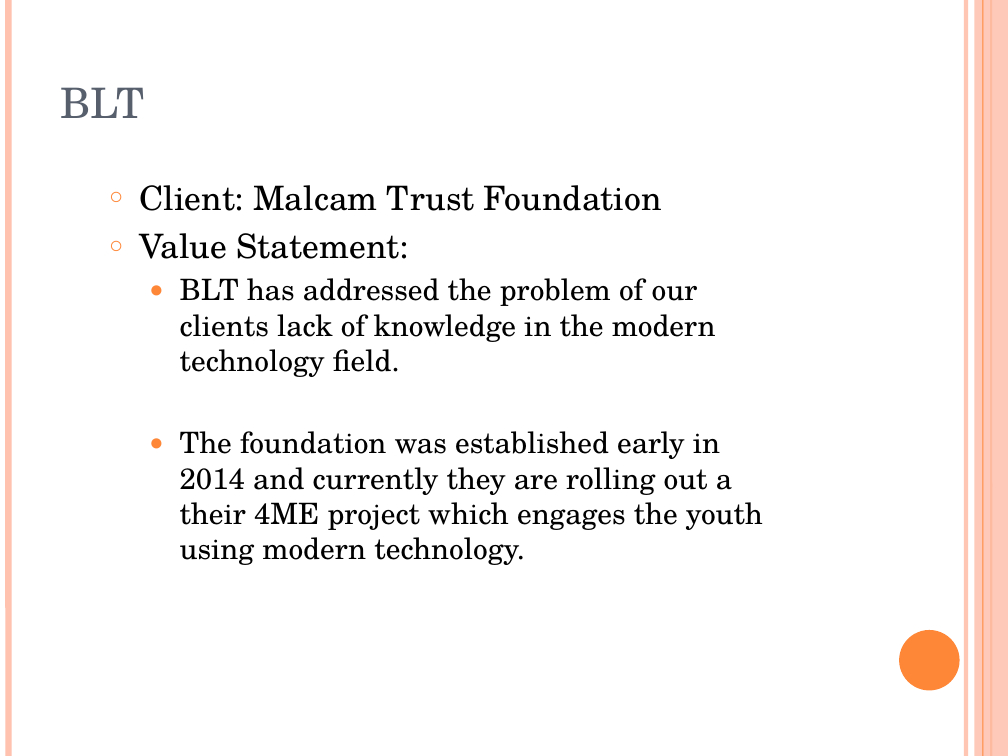
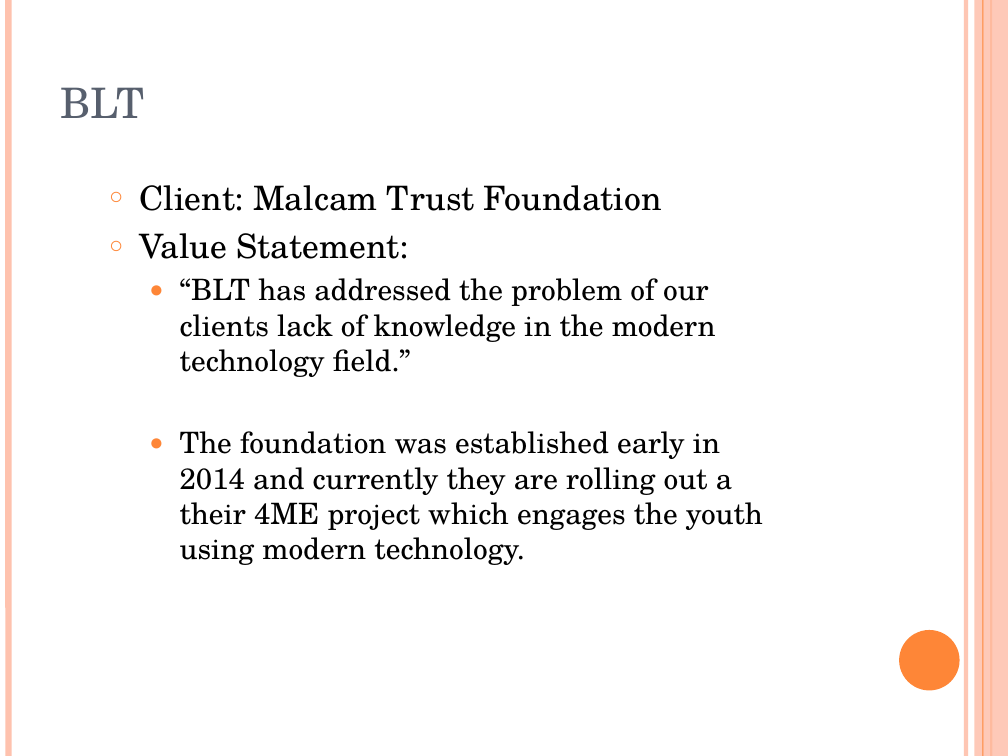
Before and after one commit to bltdevnz/blt.github.io, a slide deck: slide 2 of TechnicalDefense.pptx. Drawn at 1008x756 pixels with LibreOffice and Linux fonts; fonts in the diff are those of the drawing. Boxes give left, top, right and bottom in pixels: in the first picture for what was removed or moved away, otherwise in the second. Text is boxed around its words. In the diff, an @@ line names an element or a change of style, - is before the commit and + after.

```diff
--- a/TechnicalDefense.pptx
+++ b/TechnicalDefense.pptx
@@ text at <box>180,278,716,377</box>: text changed @@
-  ● BLT has addressed the problem of our clients lack of knowledge in the modern technology field.
+  ● “BLT has addressed the problem of our clients lack of knowledge in the modern technology field.”
```
Also in this commit, not shown: 2 other slides changed, 4 slides added, 3 slides removed.
